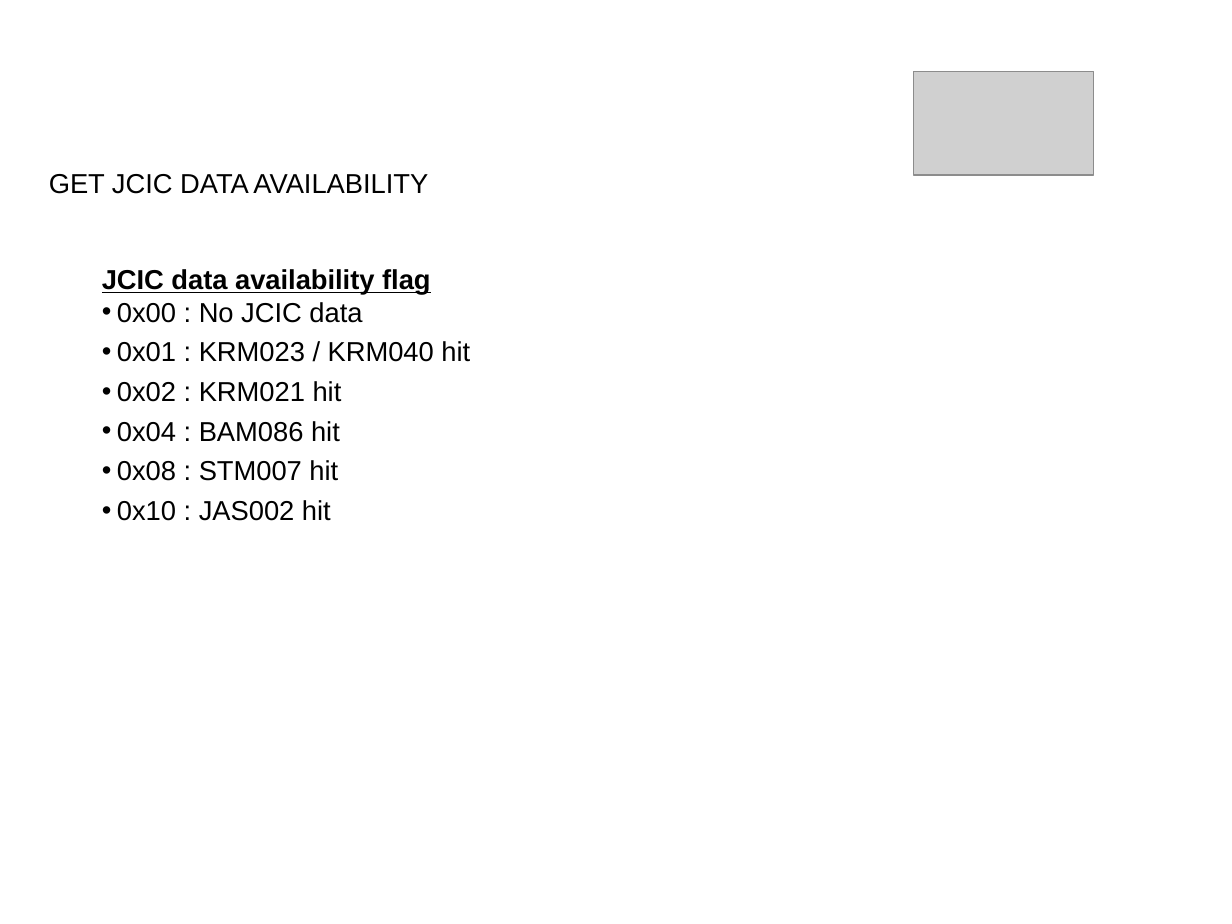
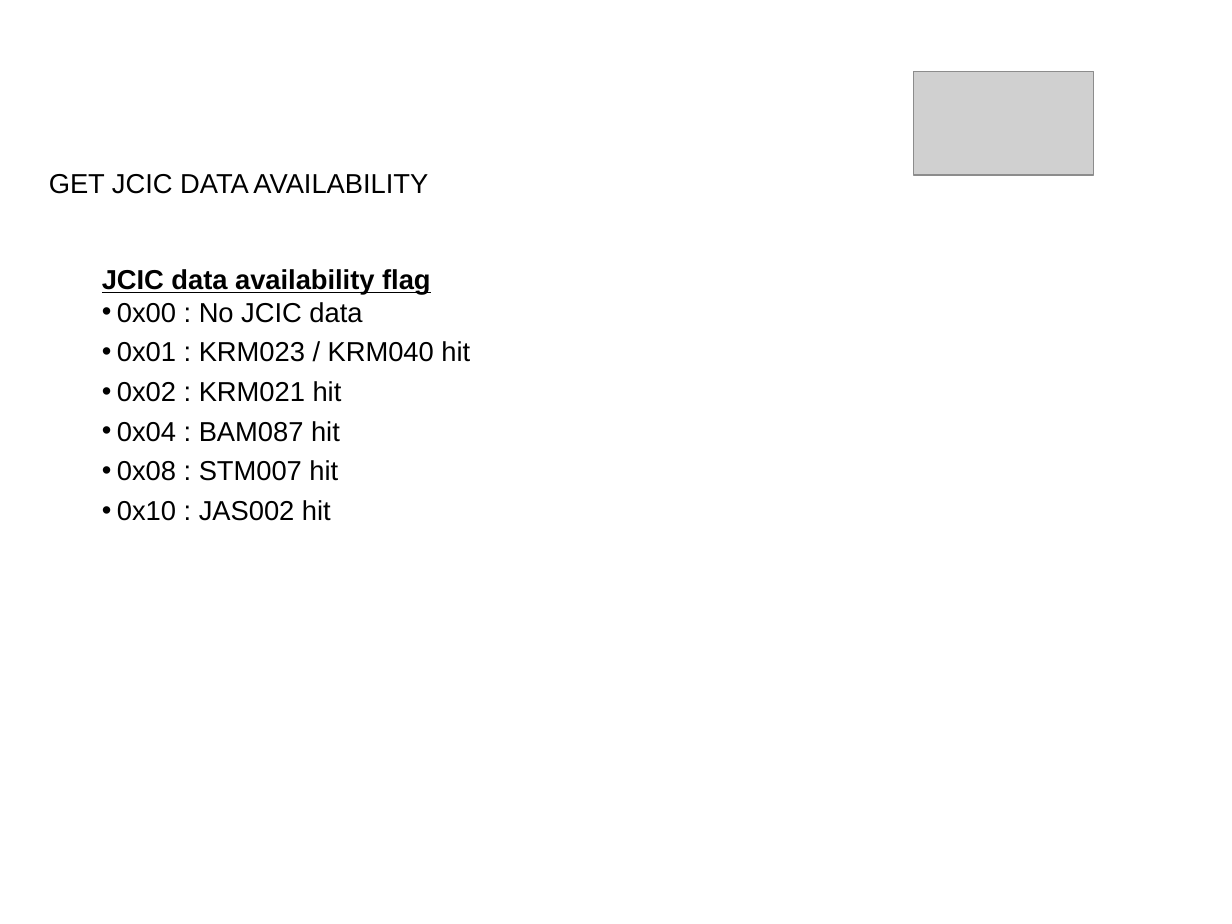
Before and after one commit to hunganhu/dac, a slide deck: slide 45 of BOOC_CC_BT/doc/BOOC Credit Card DOUCMENTATION.ppt. Drawn at 1232x924 pixels with LibreOffice and Linux fonts; fonts in the diff are those of the drawing; grey boxes stand for pictures. Boxes give left, top, right and bottom in pixels: in the first picture for what was removed or moved away, otherwise in the second. Text is boxed around its words. In the diff, an @@ line names an element or a change of style, - is before the commit and + after.

```diff
--- a/BOOC_CC_BT/doc/BOOC Credit Card DOUCMENTATION.ppt
+++ b/BOOC_CC_BT/doc/BOOC Credit Card DOUCMENTATION.ppt
@@ text at (117, 421, 340, 442): text changed @@
-• 0x04 : BAM086 hit
+• 0x04 : BAM087 hit
```
Also in this commit, not shown: 6 other slides changed, 3 other files.
